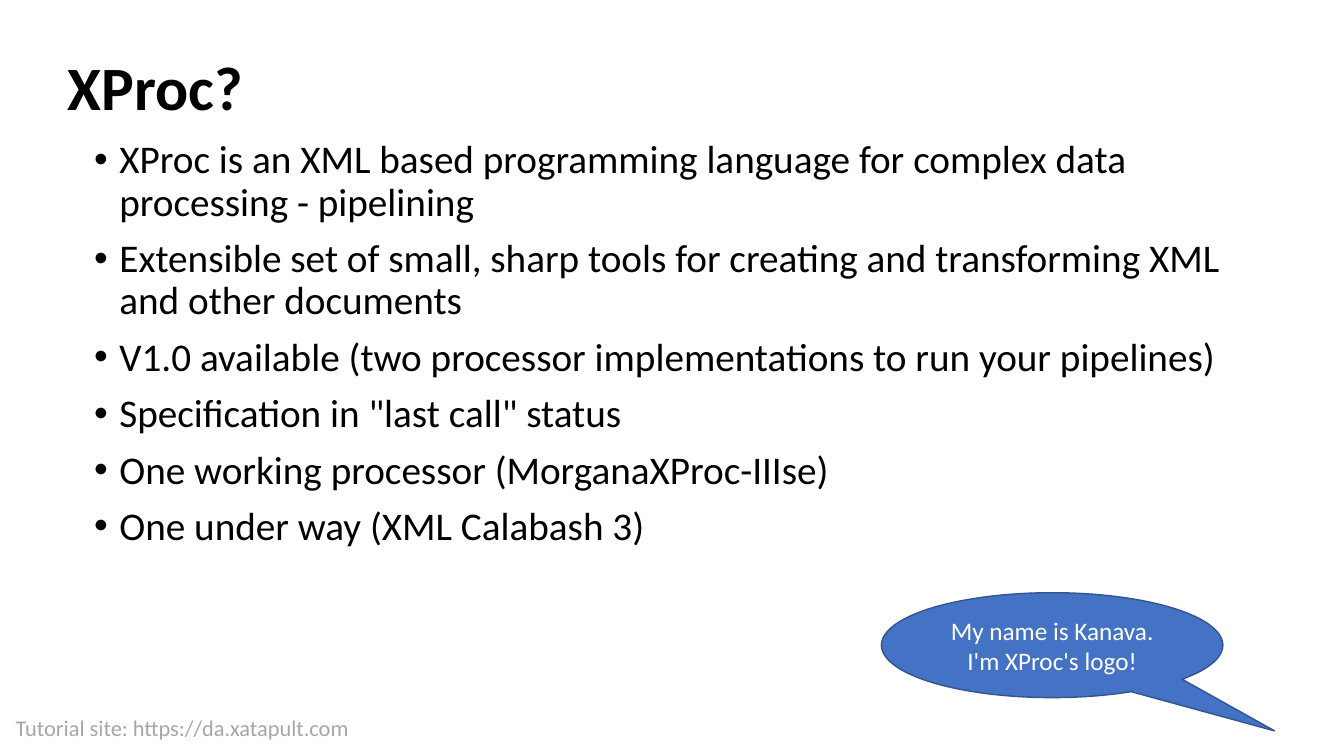
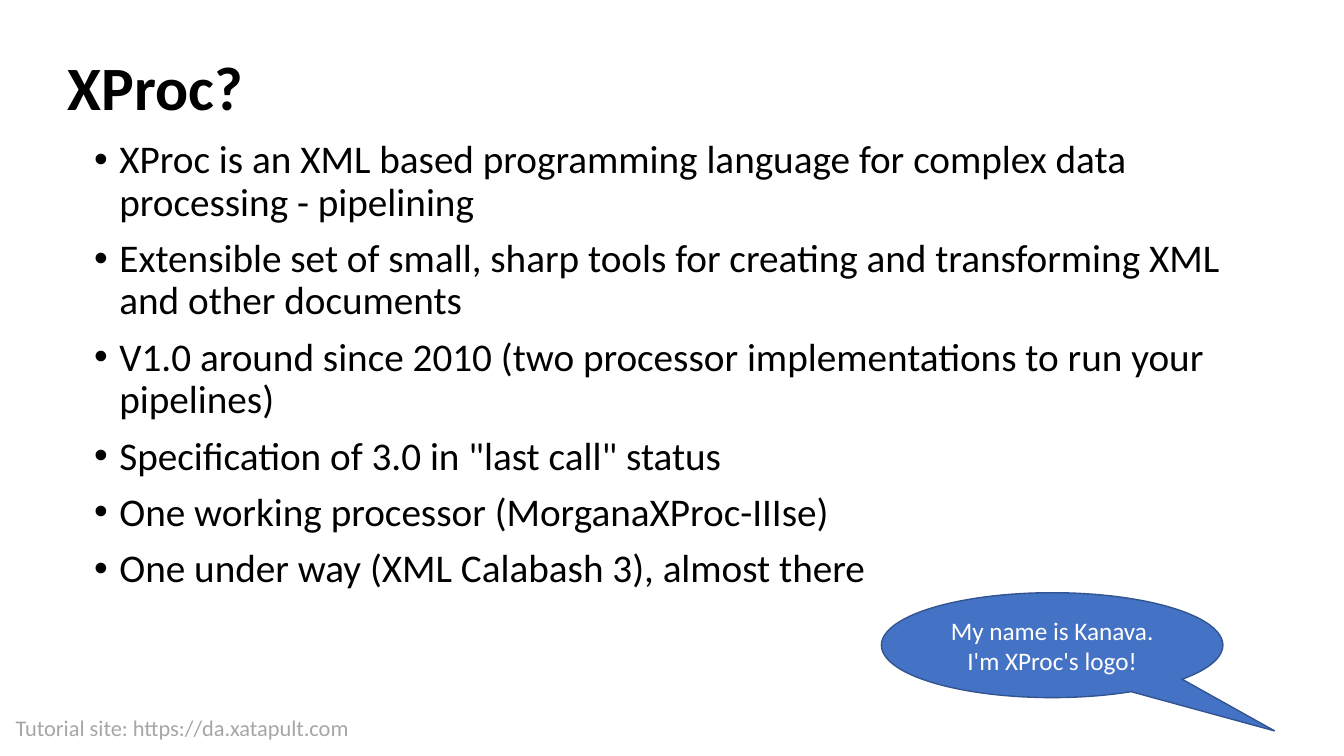
Before and after one commit to xatapult/da-2021-xproc, a slide deck: slide 2 of presentation/Introduction to XProc 3.0.pptx. Drawn at 1344x756 pixels with LibreOffice and Linux fonts; fonts in the diff are those of the drawing; background and template pictures are left out. Boxes give left, top, right and bottom in pixels: in the first picture for what was removed or moved away, otherwise in the second. Text is boxed around its words. In the diff, an @@ line names an element or a change of style, - is before the commit and + after.

Commit message:
Presentation fixes

```diff
--- a/presentation/Introduction to XProc 3.0.pptx
+++ b/presentation/Introduction to XProc 3.0.pptx
@@ text at (x1=119, y1=342, x2=1203, y2=477): text changed @@
-• V1.0 available (two processor implementations to run your pipelines)
-• Specification in "last call" status
+• V1.0 around since 2010 (two processor implementations to run your pipelines)
+• Specification of 3.0 in "last call" status
@@ text at (x1=119, y1=553, x2=865, y2=589): text changed @@
-• One under way (XML Calabash 3)
+• One under way (XML Calabash 3), almost there
```
Also in this commit, not shown: 15 other slides changed, 6 slides added.
